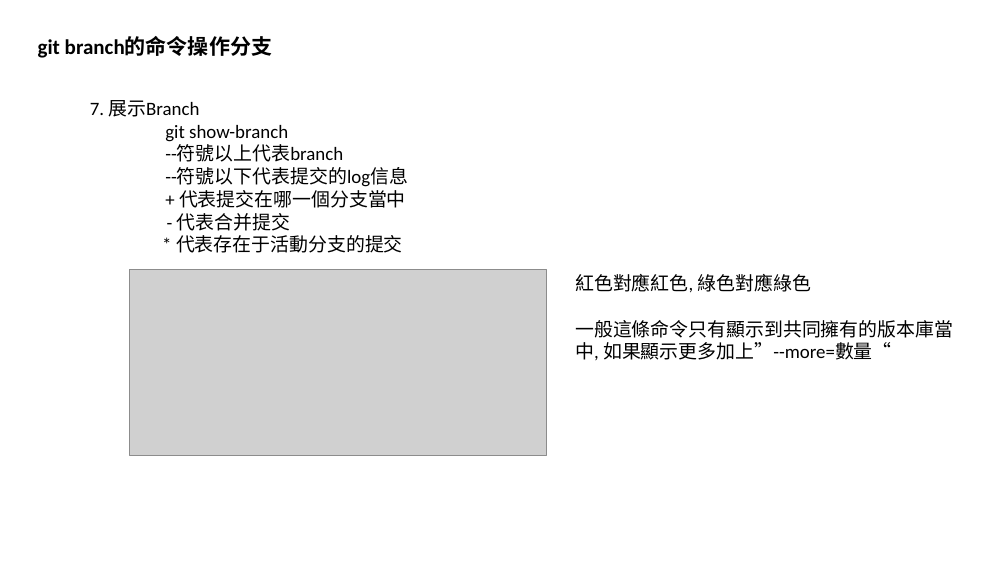
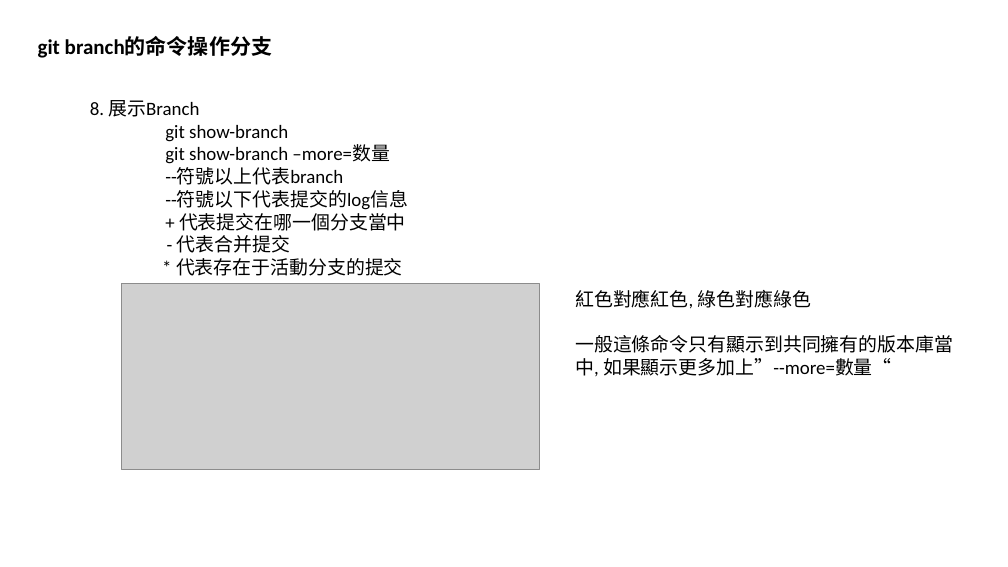
Before and after one commit to luchaojun/ChaojunStudy, a slide deck: slide 7 of GitStudy/GitStudy.pptx (slide 6 before the commit). Drawn at 1008x567 pixels with LibreOffice and Linux fonts; fonts in the diff are those of the drawing; grey boxes stand for pictures. Boxes give left, top, right and bottom in pixels: in the first picture for what was removed or moved away, otherwise in the second. Text is boxed around its words. In the diff, an @@ line names an element or a change of style, - is before the commit and + after.

```diff
--- a/GitStudy/GitStudy.pptx
+++ b/GitStudy/GitStudy.pptx
@@ text at [90, 100, 199, 117]: text changed @@
-7. 展示Branch
+8. 展示Branch
@@ text at [165, 145, 390, 164]: paragraph added @@
+git show-branch –more=数量
@@ picture: place and size @@
-picture at [129, 269, 547, 455]
+picture at [122, 284, 540, 470]
@@ text "紅色對應紅色, 綠色對應綠色": place and size @@
-text "紅色對應紅色, 綠色對應綠色" at [575, 274, 953, 360]
+text "紅色對應紅色, 綠色對應綠色" at [575, 290, 953, 376]
```
Also in this commit, not shown: 1 other slide changed, 1 slide added.
